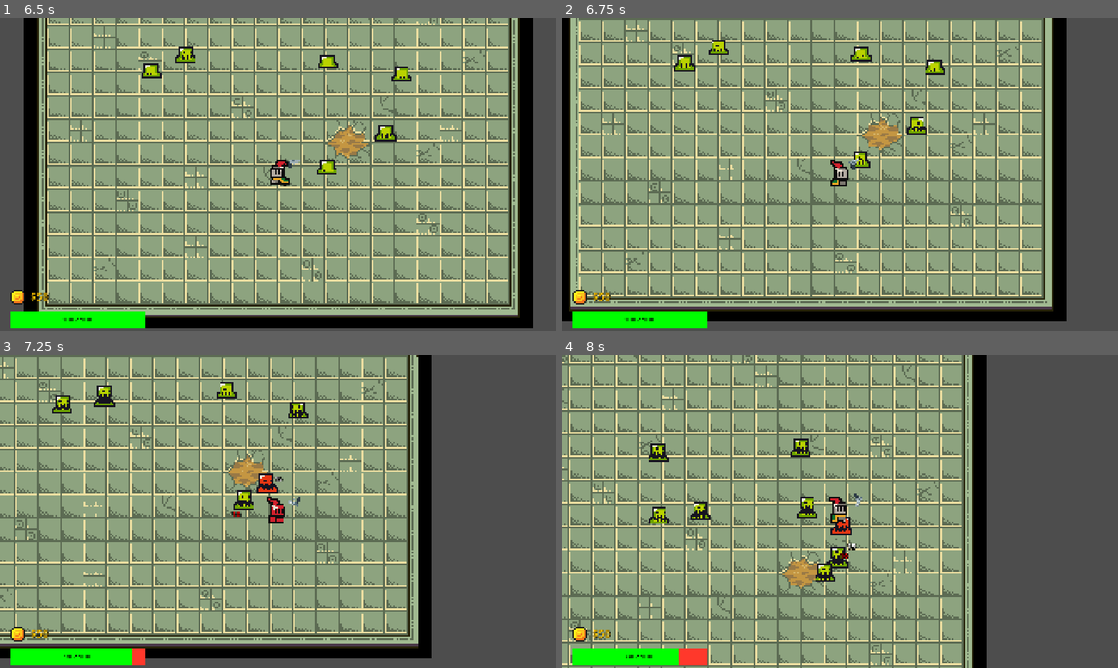
Above: before the commit, frames 1-4 (two rows, left to right).
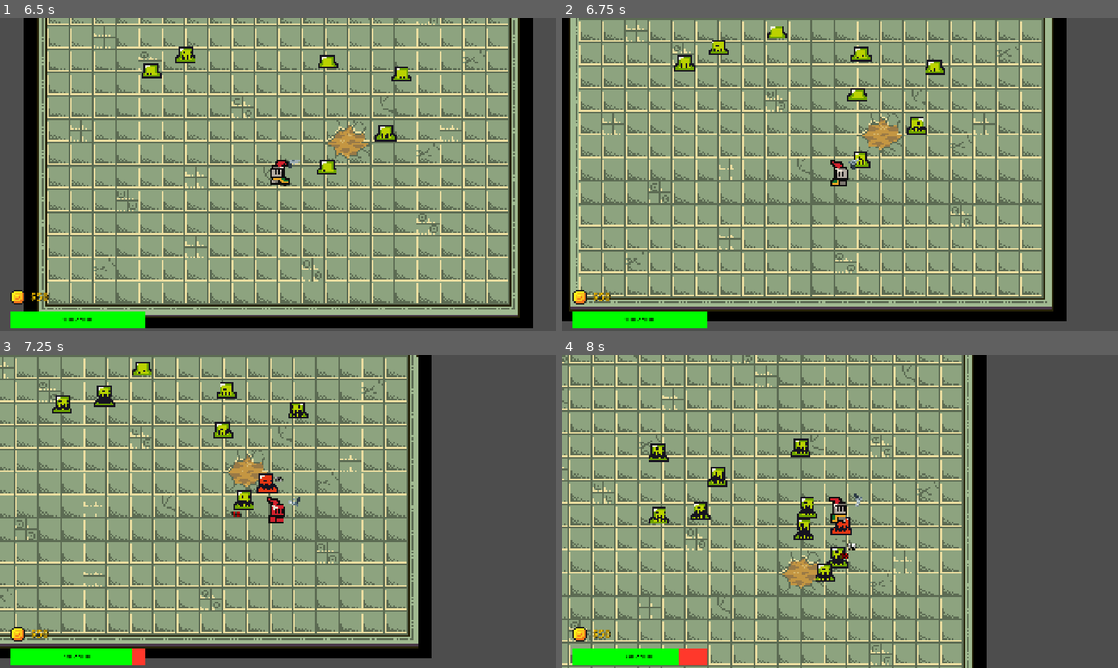
Above: after the commit, the same moments.

Repository: jtmchenry/2D-Roguelike-Game-Game-Jam-2025
Game: Godot game, scene res://ui/main_menu.tscn
Same seed, same stepped clock (60 frames per second), same inputs: the game is played once before the commit and once after it.
Inputs:
- Up to frame 1 (6.5 s): click "Play" at 0.5 s; hold Right (move_right) 1.28-2.03 s; hold Down (move_down) 2.03-2.78 s; hold Right (move_right) 2.78-3.53 s; hold Up (move_up) 3.53-4.28 s; hold Left (move_left) 4.28-5.78 s; hold Down (move_down) from 5.78 s (still down)
- Up to frame 2 (6.75 s): release Down (move_down) at 6.53 s; hold Right (move_right) from 6.53 s (still down)
- Up to frame 3 (7.25 s): keep holding Right (move_right)
- Up to frame 4 (8 s): release Right (move_right) at 7.28 s; hold Up (move_up) from 7.28 s (still down)

Frame 1 is identical in both runs. In frame 2, 0.2% of the frame differs, in the area x 36-55%, y 2-27%; in frame 3, 0.3%; in frame 4, 0.4%, in the area x 26-46%, y 35-60%.

Commit message:
Rebalanced the game and fixed a few bugs
Bugs include
dead animation not playing
slime king not dying before you win

Diff:
--- a/2d-roguelike/game.gd
+++ b/2d-roguelike/game.gd
@@ -10,6 +10,11 @@
 	get_tree().change_scene_to_file(_current_level_scene_path())
 
 func level_complete():
+	var slime_king = get_tree().current_scene.get_node_or_null("SlimeKing")
+	if slime_king != null:
+		# There is a SlimeKing, so do not complete the level
+		return
+
 	if current_level == last_level:
 		get_tree().change_scene_to_file("res://ui/victory.tscn")
 		return
--- a/2d-roguelike/levels/level_1.gd
+++ b/2d-roguelike/levels/level_1.gd
@@ -6,7 +6,7 @@
 	AudioManager.play_music("res://audio/FleetStreetBeat.wav")
 
 func _on_monster_spawner_all_monsters_killed() -> void:
-	await get_tree().create_timer(2.0).timeout
+	await get_tree().create_timer(3.0).timeout
 	Game.level_complete()
 
 func _on_player_player_died() -> void:
--- a/2d-roguelike/levels/level_1.tscn
+++ b/2d-roguelike/levels/level_1.tscn
@@ -16,7 +16,7 @@
 [node name="HUD" parent="." instance=ExtResource("2_jirdo")]
 
 [node name="MonsterSpawner" parent="." instance=ExtResource("3_btoec")]
-number_of_spawns = 40
+number_of_spawns = 50
 number_of_waves = 5
 
 [node name="GameOver" parent="." instance=ExtResource("5_l53as")]
--- a/2d-roguelike/levels/level_2.tscn
+++ b/2d-roguelike/levels/level_2.tscn
@@ -16,8 +16,8 @@
 [node name="HUD" parent="." instance=ExtResource("2_at1ld")]
 
 [node name="MonsterSpawner" parent="." instance=ExtResource("3_sd18g")]
-number_of_spawns = 60
-number_of_waves = 4
+number_of_spawns = 66
+number_of_waves = 6
 monster_health_pool = 30
 
 [node name="GameOver" parent="." instance=ExtResource("4_vm7no")]
--- a/2d-roguelike/levels/level_3.tscn
+++ b/2d-roguelike/levels/level_3.tscn
@@ -16,7 +16,7 @@
 [node name="HUD" parent="." instance=ExtResource("2_jq78i")]
 
 [node name="MonsterSpawner" parent="." instance=ExtResource("3_lsnkt")]
-number_of_spawns = 75
+number_of_spawns = 80
 number_of_waves = 5
 monster_health_pool = 40
 
--- a/2d-roguelike/levels/level_4.tscn
+++ b/2d-roguelike/levels/level_4.tscn
@@ -16,8 +16,8 @@
 [node name="HUD" parent="." instance=ExtResource("2_sc6c1")]
 
 [node name="MonsterSpawner" parent="." instance=ExtResource("3_ng40l")]
-number_of_spawns = 100
-number_of_waves = 5
+number_of_spawns = 160
+number_of_waves = 8
 monster_health_pool = 100
 
 [node name="GameOver" parent="." instance=ExtResource("4_04hp8")]
--- a/2d-roguelike/levels/level_5.tscn
+++ b/2d-roguelike/levels/level_5.tscn
@@ -20,8 +20,8 @@
 [node name="HUD" parent="." instance=ExtResource("2_ldpug")]
 
 [node name="MonsterSpawner" parent="." instance=ExtResource("3_8vr3t")]
-number_of_spawns = 120
-number_of_waves = 6
+number_of_spawns = 200
+number_of_waves = 8
 monster_health_pool = 120
 
 [node name="GameOver" parent="." instance=ExtResource("4_a58qw")]
--- a/2d-roguelike/monster/slime_king.tscn
+++ b/2d-roguelike/monster/slime_king.tscn
@@ -89,8 +89,8 @@
 
 [node name="Health" parent="." instance=ExtResource("2_6hrdv")]
 unique_name_in_owner = true
-max_health = 2500
-health = 2500
+max_health = 5000
+health = 5000
 
 [node name="Timer" type="Timer" parent="."]
 
--- a/2d-roguelike/player/player.gd
+++ b/2d-roguelike/player/player.gd
@@ -44,9 +44,10 @@
 		is_hurt = true
 		AudioManager.play_sfx("player_hurt")
 		health.hit(damage, Color.RED)
-		animated_sprite.play("hurt")
-		is_invulnerable = true
-		emit_signal("player_hurt")
+		if not health.health <= 0:
+			animated_sprite.play("hurt")
+			is_invulnerable = true
+			emit_signal("player_hurt")
 
 func _on_health_died() -> void:
 	animated_sprite.play("dead")
--- a/2d-roguelike/ui/shop.gd
+++ b/2d-roguelike/ui/shop.gd
@@ -7,7 +7,7 @@
 var shop_items = [
 	{"id": 1, "name": "2% Damage", "value": 2, "price": 2, "icon": "res://icons/shop/Flexing_Muscles Emoji.png"},
 	{"id": 2, "name": "2% Attack Speed", "value": 2, "price": 4, "icon": "res://icons/shop/Grimacing.png"},
-	{"id": 3, "name": "5% Crit Damage", "value": 5, "price": 5, "icon": "res://icons/shop/Sunglasses.png"},
+	{"id": 3, "name": "5% Crit Damage", "value": 5, "price": 4, "icon": "res://icons/shop/Sunglasses.png"},
 	{"id": 4, "name": "3% Crit Chance", "value": 3, "price": 3, "icon": "res://icons/shop/Eyes_Emoji.png"},
 	{"id": 5, "name": "10 Range", "value": 10, "price": 1, "icon": "res://icons/shop/Hugging.png"},
 	{"id": 6, "name": "Gun", "value": 50, "price": 50, "icon": "res://icons/shop/gun_icon.png"}
